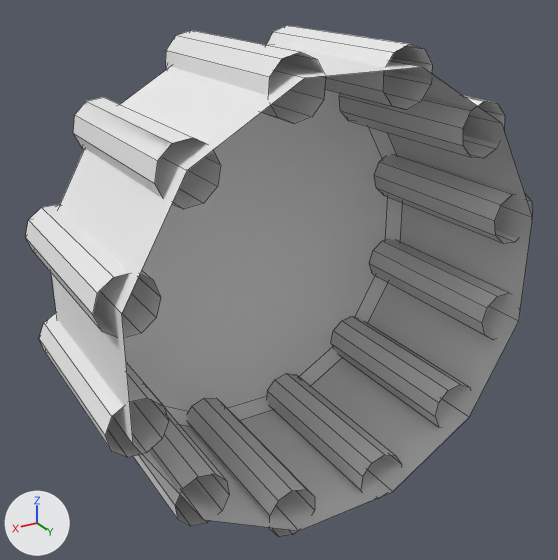
Two versions of the Blender file Models/Interior/Panel/Instruments/oat/oat.blend, one commit apart.
The view is the same before and after, from a camera (50 mm lens) standing at (0.0559, 0.1013, 0.0449) and looking at (0.0012, 0.0102, -0.0007). The lights are fixed; the arrows at lower left show +X, +Y and +Z. Mesh edges are drawn as thin lines.

Names of what the first picture shows: 'OAT.frame'.
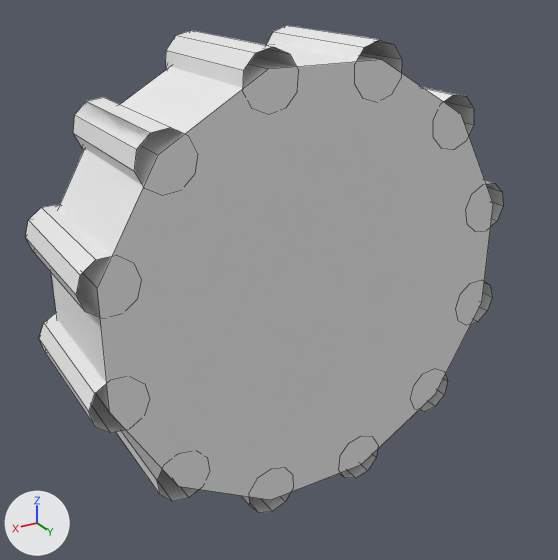
The newer file is also rescaled (x0.843) as a whole; pictures and numbers use the older file's frame.

Boxes (x1, y1, x2, y2) around the edits, measured in the pictures (558 x 560 px):
'OAT.frame', reshaped: before (25, 25, 533, 537); after (25, 25, 503, 513)

The change, as a list of edits to the scene's bpy script:
```text
Change me_cylinder:
    used by ob_oat_frame; location = (0.0, 0.0099, 0.0); rotation_euler = (-1.571, 1.309, -3.142), in degrees (-90, 75, -180); scale = (0.0327, 0.0327, 0.0327)
    remove me_cylinder.from_pydata(...)  # 532 vertices, 505 faces; spans x -1.07..1.07, y -1.07..1.07, z -0.55..0.48
    add me_cylinder.from_pydata(...)  # 532 vertices, 506 faces; spans x -1.07..1.07, y -1.07..1.07, z -0.3..0.48
    me_cylinder part 1
    8 faces are deleted
    159 vertices in x -1.07..1.07, y -1.07..1.07, z -0.48 move by (0.0, 0.0, 0.18)
    12 vertices in x -1.0..1.0, y -1.0..1.0, z -0.55 move by (0.0, 0.0, 0.25)
    1 vertex moves from x -0.39, y 0.74, z -0.48 to x -0.39, y 0.75, z -0.3
    9 new faces join them
```
